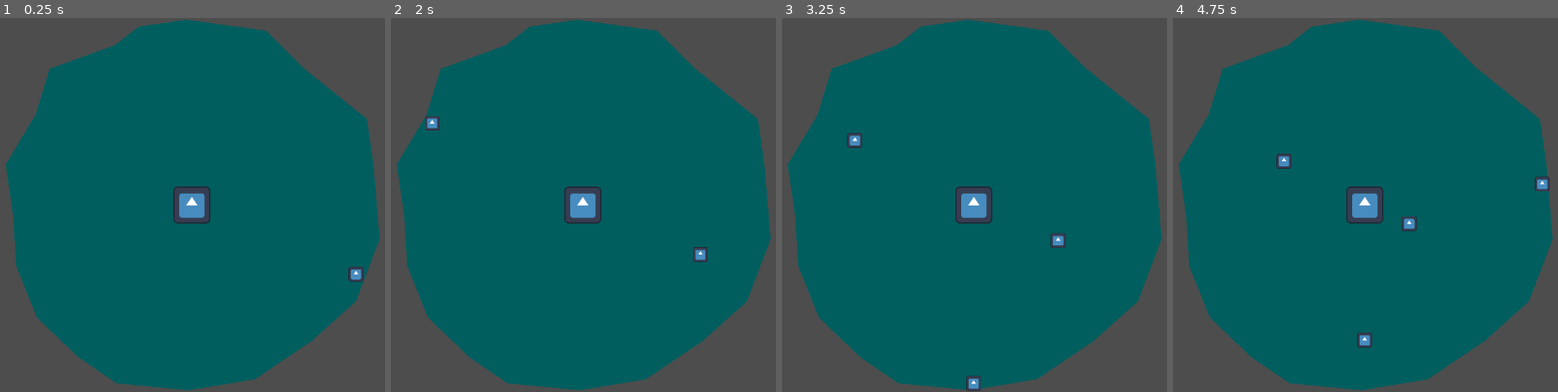
Above: before the commit, frames 1-4 (left to right).
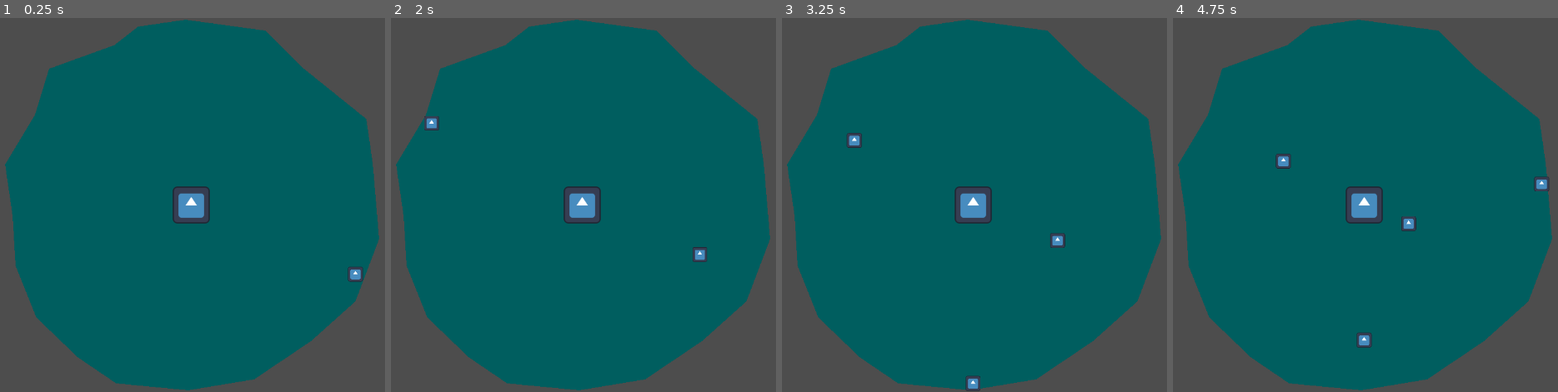
Above: after the commit, the same moments.

Repository: alifeee/loop
Game: Godot game, scene res://scenes/main.tscn
The game is run twice, just before and just after one commit, with the same random seed, the same clock (stepped at 60 frames per second) and the same inputs. The engine's default icon, where the game draws it, is replaced by a stand-in: a white triangle on a blue panel in a dark square.
Inputs (mouse positions are in pixels of both pictures, inside the frame that each line leads up to):
- Up to frame 1 (0.25 s): no input
- Up to frame 2 (2 s): tap Enter at 0.5 s; move the mouse to (729, 186) at 0.52 s; click (729, 186) at 0.67 s; move the mouse to (448, 223) at 1.27 s; click (448, 223) at 1.42 s
- Up to frame 3 (3.25 s): move the mouse to (1039, 122) at 2.02 s; click (1039, 122) at 2.17 s; move the mouse to (939, 279) at 2.77 s; click (939, 279) at 2.92 s
- Up to frame 4 (4.75 s): move the mouse to (outside the picture) at 3.52 s; click (outside the picture) at 3.67 s; move the mouse to (outside the picture) at 4.27 s; click (outside the picture) at 4.42 s

The runs differ from the first frame. In frame 1, 0.5% of the frame differs, in the area x 1-99%, y 0-100%; in frame 2, 0.6%; in frame 3, 0.6%; in frame 4, 0.7%.
Error after the commit: Invalid access to property or key 'position' on a base object of type 'InputEventKey'. (res://scripts/player.gd:27)

Commit message:
removed camera, now tracks mouse movement when pressed

Diff:
--- a/scenes/main.tscn
+++ b/scenes/main.tscn
@@ -1,10 +1,9 @@
-[gd_scene load_steps=6 format=3 uid="uid://c06e8kqm41gh3"]
+[gd_scene load_steps=5 format=3 uid="uid://c06e8kqm41gh3"]
 
 [ext_resource type="Script" path="res://scripts/portal.gd" id="1_0wfyh"]
 [ext_resource type="Script" uid="uid://c8u5g67s4bvvo" path="res://scripts/player.gd" id="1_jyhfs"]
 [ext_resource type="Texture2D" uid="uid://wajv0p62nlg7" path="res://icon.svg" id="1_o5qli"]
 [ext_resource type="PackedScene" uid="uid://ck2h376ut281v" path="res://scenes/loop.tscn" id="5_tbgi4"]
-[ext_resource type="Script" uid="uid://cxanaah6bibsi" path="res://scripts/camera_2d.gd" id="5_tefeu"]
 
 [node name="Node2D" type="Node2D" node_paths=PackedStringArray("loop1")]
 script = ExtResource("1_jyhfs")
@@ -32,8 +31,4 @@
 attack_type = 1
 DAMAGE_PERCENT = 50.0
 
-[node name="Camera2D" type="Camera2D" parent="."]
-position = Vector2(575, 324)
-script = ExtResource("5_tefeu")
-
 [connection signal="timeout" from="InsidePortal/SpawnTimer" to="InsidePortal" method="_on_timer_timeout"]
--- a/scripts/player.gd
+++ b/scripts/player.gd
@@ -2,8 +2,29 @@
 
 @export var loop1: Loop
 
+
+var mouse_positions = []
+var is_held = true
+
+
 func _input(event):
+	if event is InputEventMouseButton and event.is_pressed():
+		is_held = true
+
 	if event is InputEventMouseButton and event.is_released():
+		is_held = false
+
+		print(mouse_positions)
 		print("mouse button event at ", event.position)
 		loop1.position = event.position
 		loop1.do_punch_and_disappear()
+
+	if is_held:
+		print("ee")
+
+		# calculate distance difference (refactor this)
+		if len(mouse_positions) == 0:
+			mouse_positions.append(event.position)
+		else:
+			if len(mouse_positions) and event.position.distance_to(mouse_positions[-1]) > 0.5:
+				mouse_positions.append(event.position)
